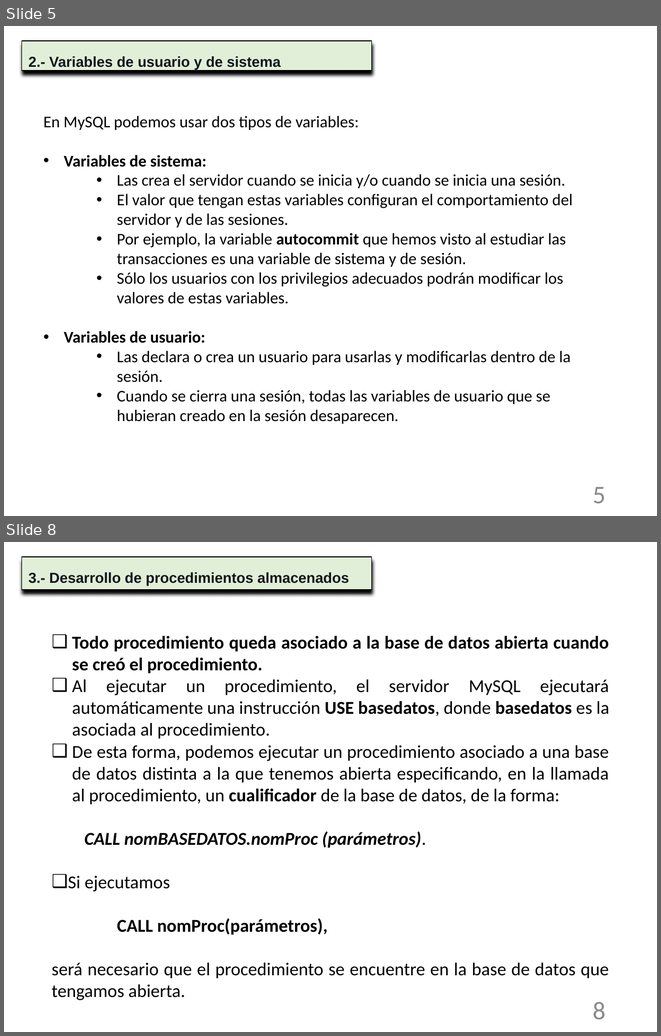
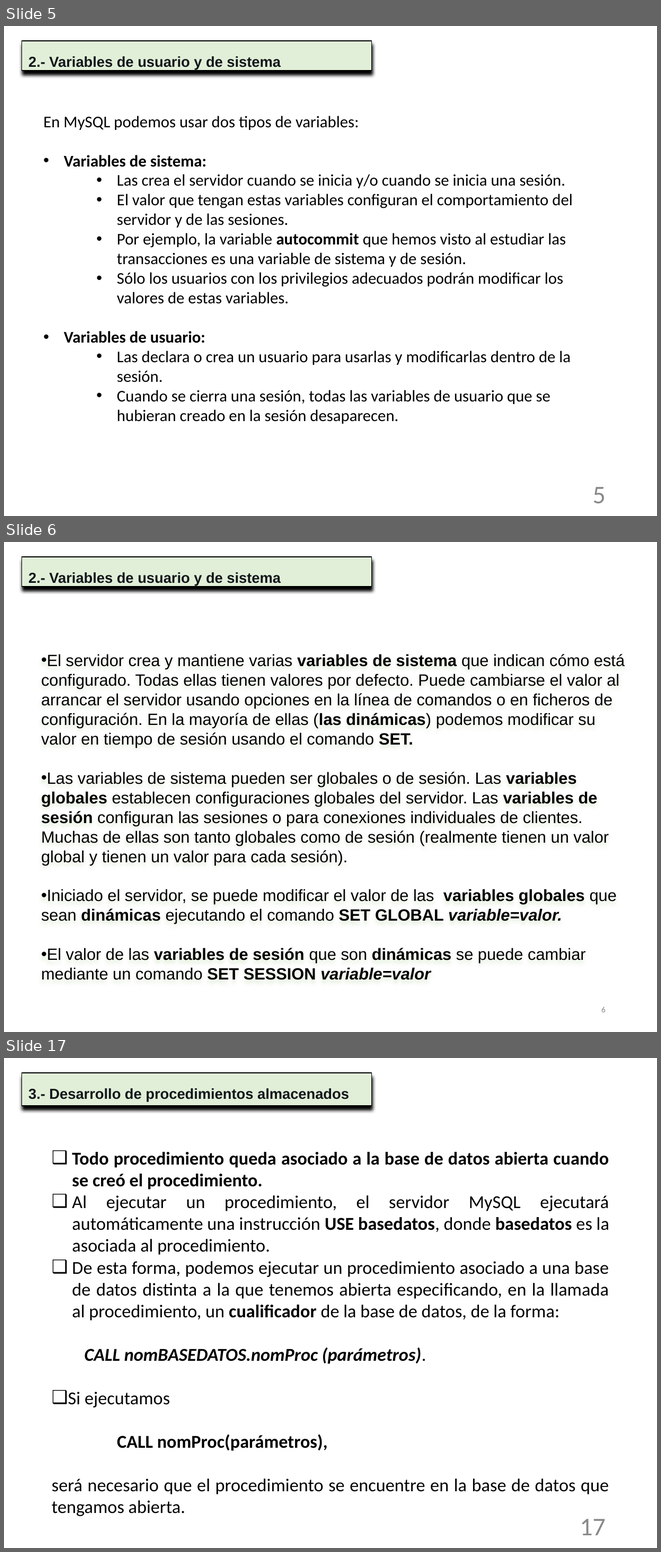
Before and after one commit to NuriaCelis/GestionBasesDatos2223, a slide deck: Tema6/Unidad 8-Programacion de BD.pptx. Shown one above the other, each under a label of ours: slides 5 and 8 before the commit, slides 5, 6 and 17 after it; the slides between them are not shown. The pictures are 661x1036 and 661x1552 pixels, drawn with LibreOffice and Linux fonts; fonts in the diff are those of the drawing. Boxes give left, top, right and bottom in pixels: in the first picture for what was removed or moved away, otherwise in the second. Text is boxed around its words. In the diff, an @@ line names an element or a change of style, - is before the commit and + after.

```diff
--- a/Tema6/Unidad 8-Programacion de BD.pptx
+++ b/Tema6/Unidad 8-Programacion de BD.pptx
@@ slide 6 added at bbox=[4, 542, 657, 1032], background #FFFFFF @@
@@ rectangle added at bbox=[21, 557, 372, 587], fill #E1EFD8, outline #000000 0.75 pt, 16 pt, text #11151A, bold @@
+2.- Variables de usuario y de sistema
@@ text added at bbox=[41, 654, 625, 980], 18 pt, text #000000 @@
+• El servidor crea y mantiene varias variables de sistema que indican cómo está configurado. Todas ellas tienen valores por defecto. Puede cambiarse el valor al arrancar el servidor usando opciones en la línea de comandos o en ficheros de configuración. En la mayoría de ellas (las dinámicas) podemos modificar su valor en tiempo de sesión usando el comando SET.
+• Las variables de sistema pueden ser globales o de sesión. Las variables globales establecen configuraciones globales del servidor. Las variables de sesión configuran las sesiones o para conexiones individuales de clientes. Muchas de ellas son tanto globales como de sesión (realmente tienen un valor global y tienen un valor para cada sesión).
+• Iniciado el servidor, se puede modificar el valor de las variables globales que sean dinámicas ejecutando el comando SET GLOBAL variable=valor.
+• El valor de las variables de sesión que son dinámicas se puede cambiar mediante un comando SET SESSION variable=valor
@@ page number added at bbox=[601, 1006, 606, 1012], 9 pt, text #898989 @@
+6
@@ what was slide 8 is now slide 17 @@
@@ page number at bbox=[580, 1519, 605, 1535]: text changed @@
-8
+17
```
Also in this commit, not shown: 3 slides changed, 8 other slides added, 3 other files.
